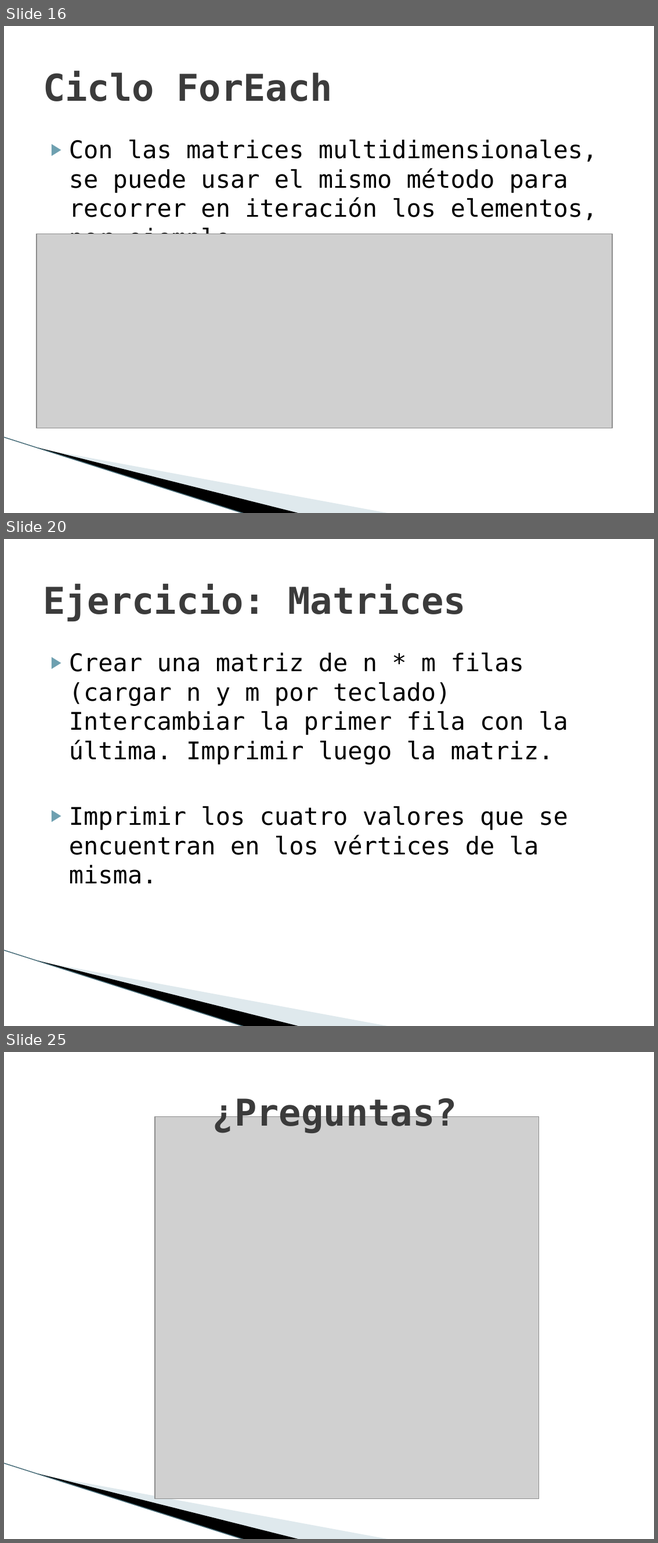
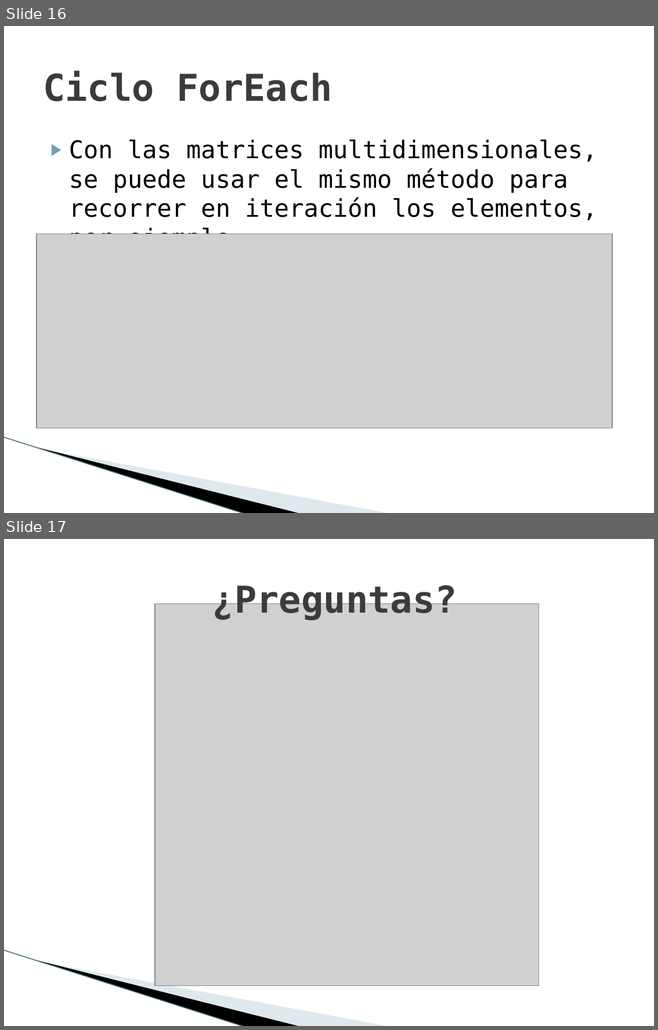
Before and after one commit to maxilovera/net-basics, a slide deck: 7- C# Arreglos y listas/7- C# Arreglos y listas.pptx. Shown one above the other, each under a label of ours: slides 16, 20 and 25 before the commit, slides 16 and 17 after it; the slides between them are not shown. The pictures are 658x1543 and 658x1030 pixels, drawn with LibreOffice and Linux fonts; fonts in the diff are those of the drawing; grey boxes stand for pictures; background and template pictures are left out. Boxes give left, top, right and bottom in pixels: in the first picture for what was removed or moved away, otherwise in the second. Text is boxed around its words. In the diff, an @@ line names an element or a change of style, - is before the commit and + after.

Commit message:
Saque los ejercicios porq estan en el doc

```diff
--- a/7- C# Arreglos y listas/7- C# Arreglos y listas.pptx
+++ b/7- C# Arreglos y listas/7- C# Arreglos y listas.pptx
@@ slide 20 removed at [4, 539, 654, 1026], background #FFFFFF; not listed: 3 template elements that a slide beside it also shows @@
@@ title removed at [43, 584, 466, 621] @@
-Ejercicio: Matrices
@@ text removed at [69, 653, 568, 884] @@
-▶ Crear una matriz de n * m filas (cargar n y m por teclado) Intercambiar la primer fila con la última. Imprimir luego la matriz.
-▶ Imprimir los cuatro valores que se encuentran en los vértices de la misma.
@@ what was slide 25 is now slide 17 @@
```
Also in this commit, not shown: 7 other slides removed.
